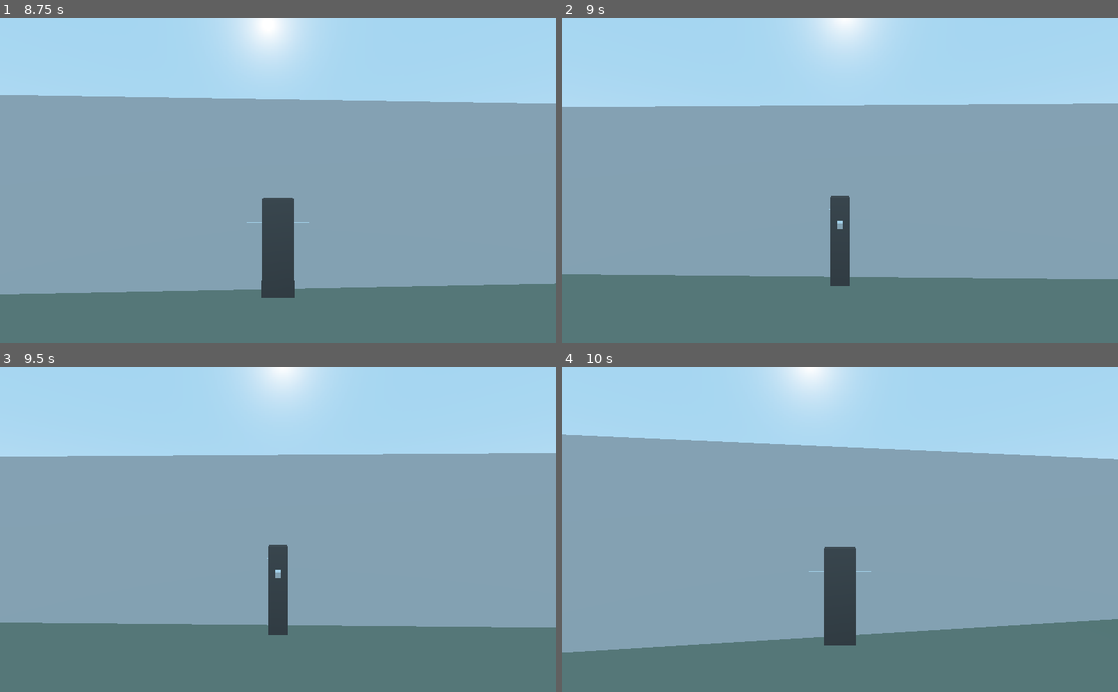
Above: before the commit, frames 1-4 (two rows, left to right).
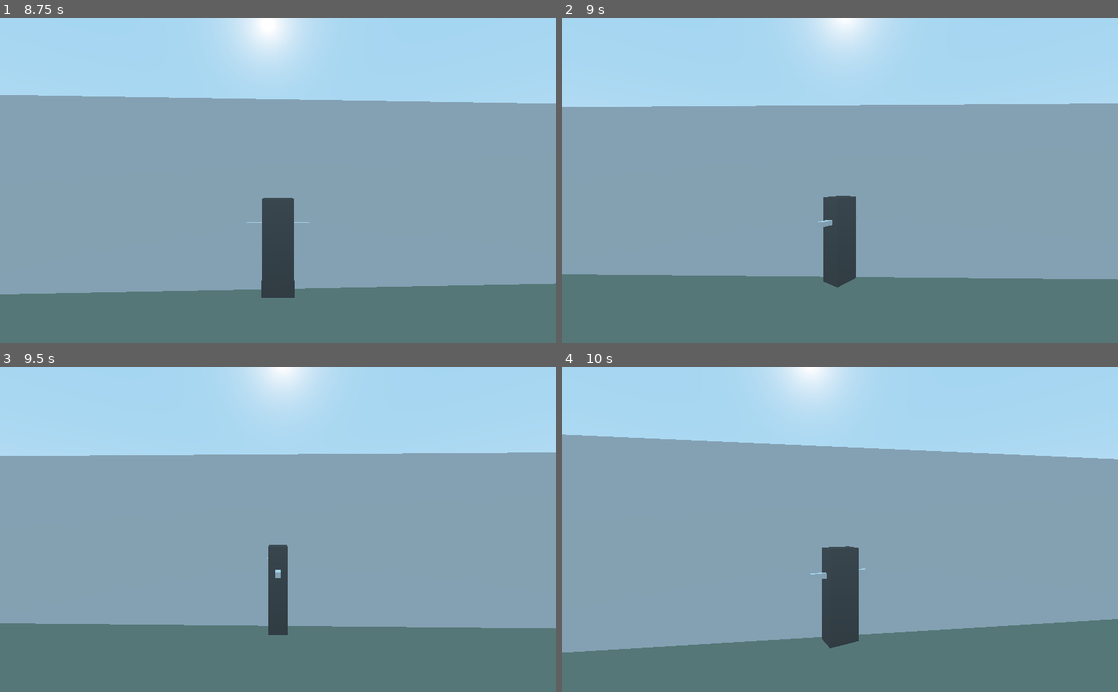
Above: after the commit, the same moments.

Repository: NIK0666/GodotThirdPersonController
Game: Godot game, scene res://TestLevel.tscn
Same seed, same stepped clock (60 frames per second), same inputs: the game is played once before the commit and once after it.
Inputs (mouse positions are in pixels of both pictures, inside the frame that each line leads up to):
- Up to frame 1 (8.75 s): tap Enter at 0.5 s; move the mouse to (305, 180) at 0.52 s; hold Mouse wheel up (camera_zoom_in) 0.53-1.28 s; hold W (move_forward) 0.53-5.78 s; move the mouse to (250, 180) at 1.27 s; tap Mouse wheel down (camera_zoom_out) every 1.5 s from 1.35 to 7.35 s; move the mouse to (289, 174) at 2.02 s; hold Mouse wheel up (camera_zoom_in) 2.03-2.78 s; move the mouse to (272, 187) at 2.77 s; move the mouse to (316, 183) at 3.52 s; hold Mouse wheel up (camera_zoom_in) 3.53-4.28 s; move the mouse to (233, 177) at 4.27 s; move the mouse to (283, 180) at 5.02 s; hold Mouse wheel up (camera_zoom_in) 5.03-5.78 s; move the mouse to (255, 174) at 5.77 s; hold D (move_right) 5.78-6.53 s; move the mouse to (305, 180) at 6.52 s; hold Mouse wheel up (camera_zoom_in) 6.53-7.28 s; hold W (move_forward) from 6.53 s (still down); move the mouse to (250, 180) at 7.27 s; tap Space at 8 s; move the mouse to (289, 174) at 8.02 s; hold Mouse wheel up (camera_zoom_in) from 8.03 s (still down)
- Up to frame 2 (9 s): tap Enter at 8.75 s; move the mouse to (834, 187) at 8.77 s; release W (move_forward) at 8.78 s; release Mouse wheel up (camera_zoom_in) at 8.78 s; hold A (move_left) from 8.78 s (still down); tap Mouse wheel down (camera_zoom_out) at 8.85 s
- Up to frame 3 (9.5 s): keep holding A (move_left)
- Up to frame 4 (10 s): move the mouse to (878, 532) at 9.52 s; release A (move_left) at 9.53 s; hold W (move_forward) from 9.53 s (still down); hold Mouse wheel up (camera_zoom_in) from 9.53 s (still down)

Frame 1 is identical in both runs. In frame 2, 0.7% of the frame differs, in the area x 6-100%, y 26-83%; in frame 3, 0.4%; in frame 4, 0.3%.

Commit message:
Move and rotation fix where is not floor

Diff:
--- a/Scripts/Player.gd
+++ b/Scripts/Player.gd
@@ -90,24 +90,24 @@
 		if rotate_model(delta):
 			return
 
+	if is_on_floor():
+		if move_offset.x < 0:
+			move_forward = max(move_forward - Acceleration_Start, -Max_Speed)
+		elif move_offset.x > 0:
+			move_forward = min(move_forward + Acceleration_Start, Max_Speed)
+		elif move_forward > 0:
+			move_forward = max(move_forward - Acceleration_Stop, 0)
+		elif move_forward < 0:
+			move_forward = min(move_forward + Acceleration_Stop, 0)
 
-	if move_offset.x < 0:
-		move_forward = max(move_forward - Acceleration_Start, -Max_Speed)
-	elif move_offset.x > 0:
-		move_forward = min(move_forward + Acceleration_Start, Max_Speed)
-	elif move_forward > 0:
-		move_forward = max(move_forward - Acceleration_Stop, 0)
-	elif move_forward < 0:
-		move_forward = min(move_forward + Acceleration_Stop, 0)
-
-	if move_offset.y < 0:
-		move_right = max(move_right - Acceleration_Start, -Max_Speed)
-	elif move_offset.y > 0:
-		move_right = min(move_right + Acceleration_Start, Max_Speed)
-	elif move_right > 0:
-		move_right = max(move_right - Acceleration_Stop, 0)
-	elif move_right < 0:
-		move_right = min(move_right + Acceleration_Stop, 0)
+		if move_offset.y < 0:
+			move_right = max(move_right - Acceleration_Start, -Max_Speed)
+		elif move_offset.y > 0:
+			move_right = min(move_right + Acceleration_Start, Max_Speed)
+		elif move_right > 0:
+			move_right = max(move_right - Acceleration_Stop, 0)
+		elif move_right < 0:
+			move_right = min(move_right + Acceleration_Stop, 0)
 
 	var direction = Vector3()
 	direction.x = move_right * delta
@@ -123,6 +123,10 @@
 		rotate_model(delta)
 
 func rotate_model(delta):
+
+	if !is_on_floor():
+		return
+
 	var target_rotation_y = rotate_node.rotation.y
 
 	if move_offset.x > 0 and move_offset.y == 0:
